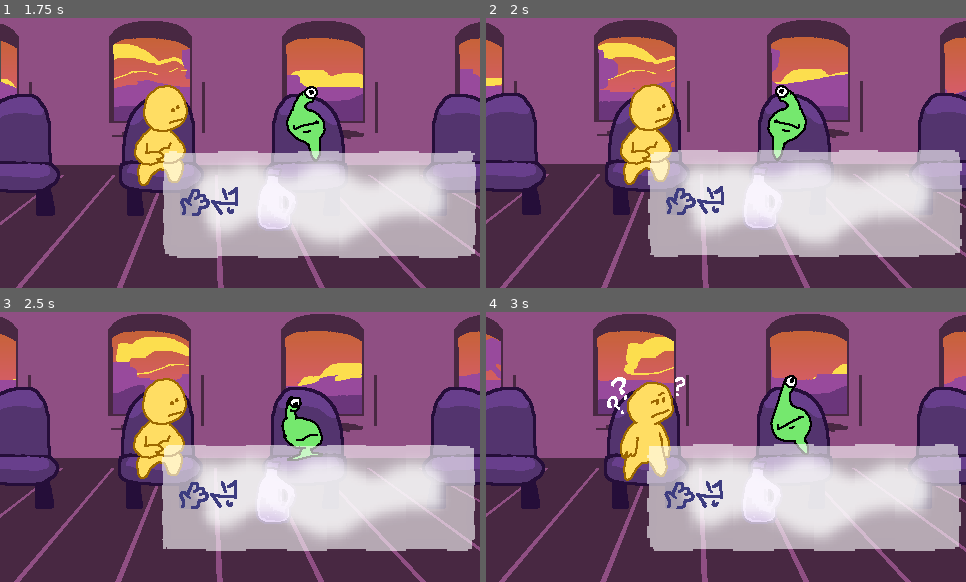
Above: before the commit, frames 1-4 (two rows, left to right).
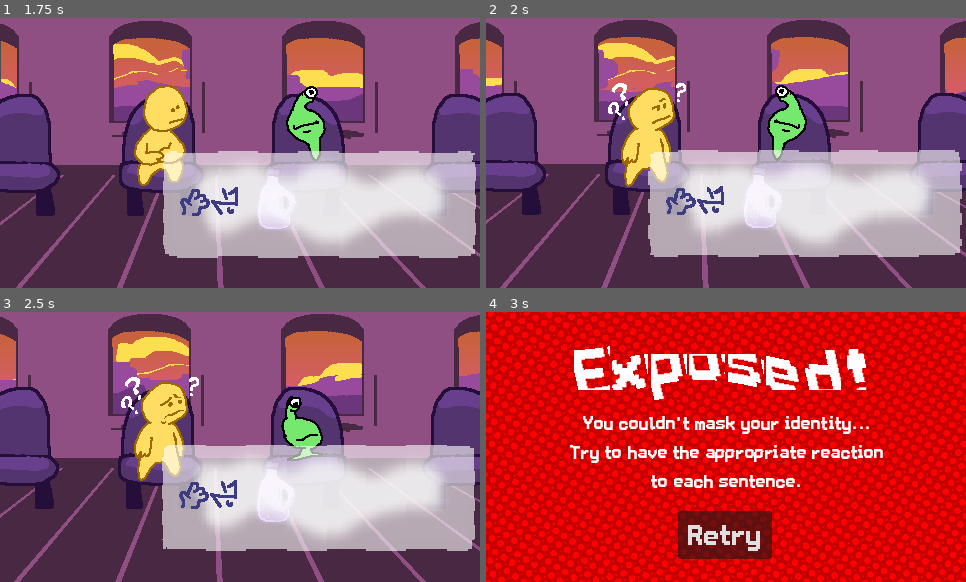
Above: after the commit, the same moments.

Repository: hryspider/GGJ-Committee-Team26
Game: Godot game, scene res://rooms/23transition.tscn
Two runs of this game, one before a commit and one after it. Both use one fixed random seed, a clock stepped at 60 frames per second and the inputs below. This scene is started directly instead of the project's main scene.
Inputs (mouse positions are in pixels of both pictures, inside the frame that each line leads up to):
- Up to frame 1 (1.75 s): click "Continue" at 0.5 s; tap Enter at 1.25 s; move the mouse to (345, 139) at 1.27 s; hold D (right) from 1.28 s (still down); click (345, 139) at 1.35 s
- Up to frame 2 (2 s): keep holding D (right)
- Up to frame 3 (2.5 s): move the mouse to (144, 460) at 2.02 s; release D (right) at 2.03 s; hold S (down) from 2.03 s (still down); tap Q (dictionary) at 2.1 s
- Up to frame 4 (3 s): move the mouse to (774, 387) at 2.77 s; release S (down) at 2.78 s; hold D (right) from 2.78 s (still down); tap E (interact) at 2.85 s

Frame 1 is identical in both runs. In frame 2, 1.1% of the frame differs, in the area x 25-42%, y 24-63%; in frame 3, 1.1%; in frame 4, 100%, in the area x 0-100%, y 0-100%.

Commit message:
slighlty harder level 3

Diff:
--- a/rooms/animated_sprite_2d.gd
+++ b/rooms/animated_sprite_2d.gd
@@ -10,13 +10,13 @@
 # Called every frame. 'delta' is the elapsed time since the previous frame.
 func _process(delta: float) -> void:
 	if !get_node("../Glorp").is_emotion_valid():
-		suspicion += 0.4
+		suspicion += 0.7
 		suspicion = min(suspicion, 100)
 	else:
 		suspicion -= 0.1
 		suspicion = max(suspicion, 0)
 
-	if suspicion == 100:
+	if suspicion >= 100:
 		get_tree().change_scene_to_file("res://rooms/failure.tscn")
 	elif suspicion > 80:
 		play("upset")
Not shown: 1 places in rooms/train.tscn that only renumber resources
